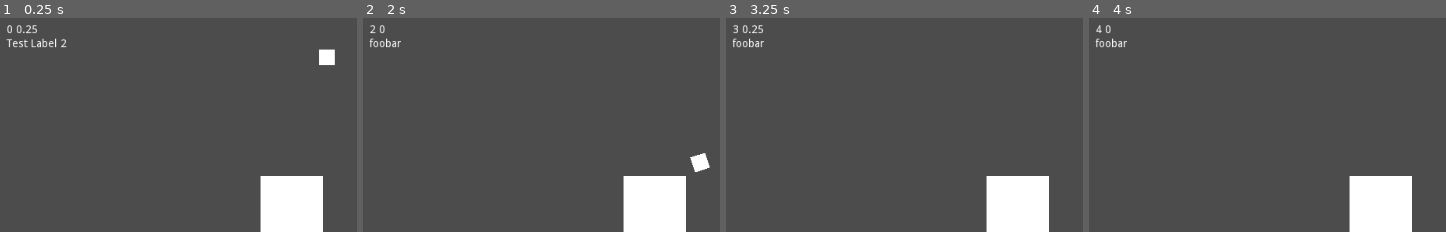
Above: before the commit, frames 1-4 (left to right).
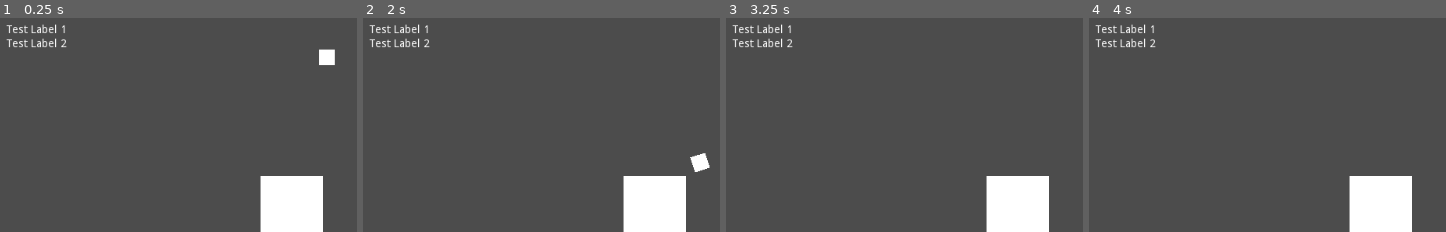
Above: after the commit, the same moments.

Repository: ajahar/FGJ_2020
Game: Godot game, scene res://Play.tscn
Two runs of this game, one before a commit and one after it. Both use one fixed random seed, a clock stepped at 60 frames per second and the inputs below.
Inputs:
- Up to frame 1 (0.25 s): no input
- Up to frame 2 (2 s): no input
- Up to frame 3 (3.25 s): no input
- Up to frame 4 (4 s): no input
The pictures show only the part of the screen within x 0-50%, y 0-50%; the shares and areas given below are measured in that part.

The runs differ from the first frame. In frame 1, 0.4% of the frame differs, in the area x 1-19%, y 2-8%; in frame 2, 0.7%; in frame 3, 0.7%, in the area x 1-19%, y 2-15%; in frame 4, 0.7%.
Error after the commit: Parse Error: The identifier "GameManager" isn't declared in the current scope. (res://Systems/GUI.gd:8)

Commit message:
ground blocks, mouse

Diff:
--- /dev/null
+++ b/Scenes/Aapo.tscn
@@ -0,0 +1,11 @@
+[gd_scene format=2]
+
+[node name="Root" type="Node2D"]
+
+[node name="Label" type="Label" parent="."]
+margin_right = 40.0
+margin_bottom = 14.0
+text = "Hello world"
+__meta__ = {
+"_edit_use_anchors_": false
+}
--- a/project.godot
+++ b/project.godot
@@ -19,10 +19,6 @@
 run/main_scene="res://Play.tscn"
 config/icon="res://icon.png"
 
-[autoload]
-
-GameManager="*res://Systems/GameManager.tscn"
-
 [rendering]
 
 quality/driver/driver_name="GLES2"
Binary file added: Assets/ground/ground_1_1.png
Not shown, added: Assets/ground/ground_1_1.png.import
Binary file added: Assets/ground/ground_1_2.png
Not shown, added: Assets/ground/ground_1_2.png.import
Binary file added: Assets/ground/ground_1_3.png
Not shown, added: Assets/ground/ground_1_3.png.import
Binary file added: Assets/ground/ground_2_2.png
Not shown, added: Assets/ground/ground_2_2.png.import
Binary file added: Assets/ground/ground_2_4.png
Not shown, added: Assets/ground/ground_2_4.png.import
Binary file added: Assets/mouse.png
Not shown, added: Assets/mouse.png.import
(and 1 more such lines)
